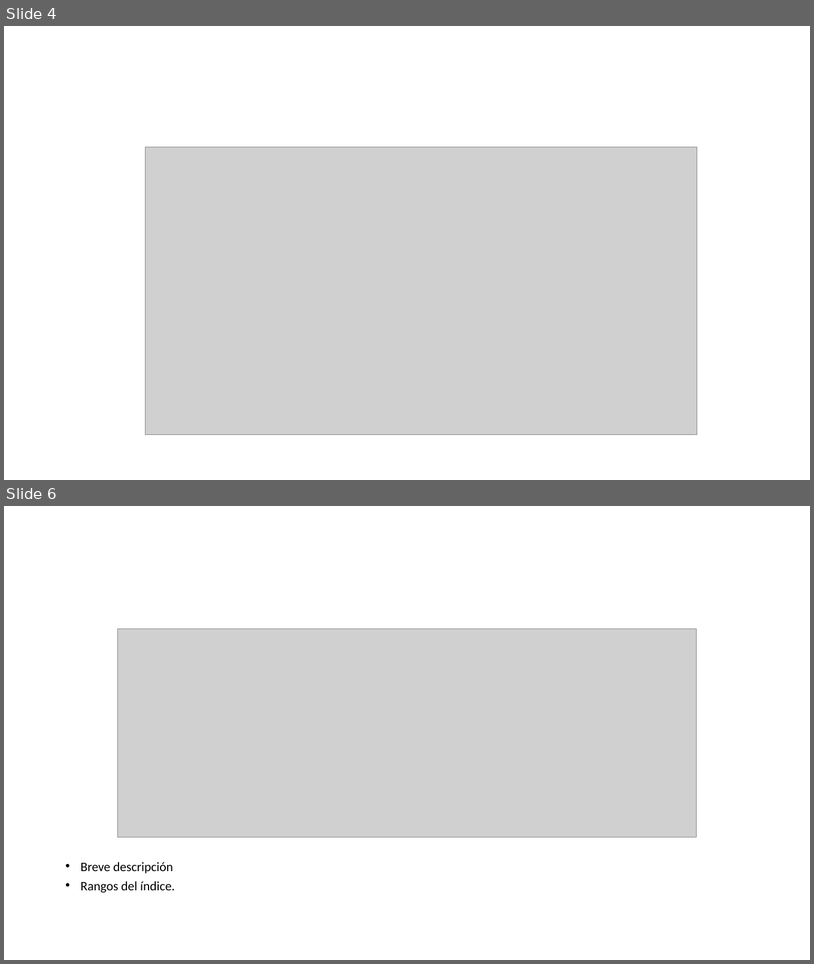
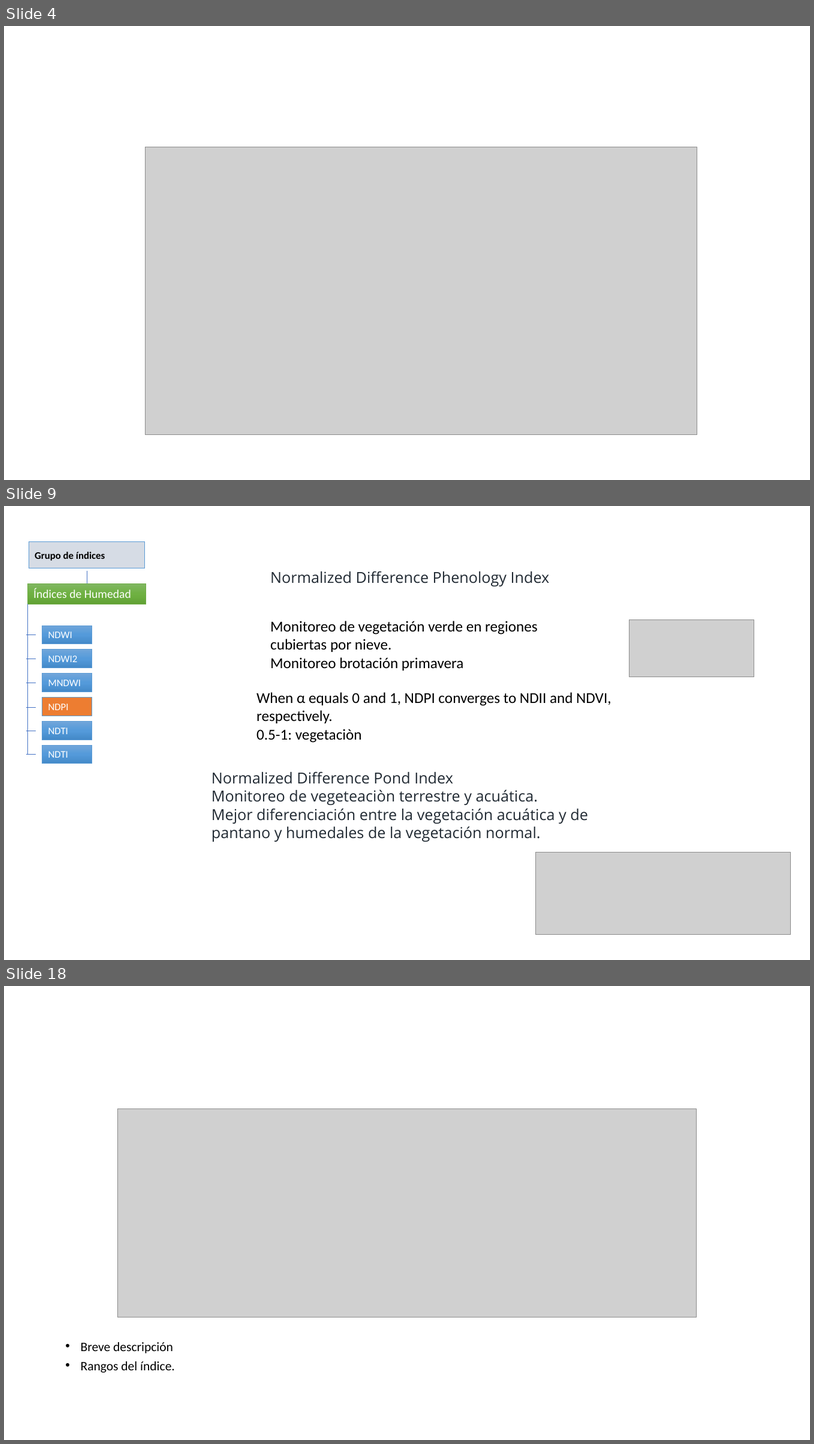
Before and after one commit to Sud-Austral/DATA-AGRO, a slide deck: Diseño/Chile/Indices_App_19_10.pptx. Shown one above the other, each under a label of ours: slides 4 and 6 before the commit, slides 4, 9 and 18 after it; the slides between them are not shown. The pictures are 814x964 and 814x1444 pixels, drawn with LibreOffice and Linux fonts; fonts in the diff are those of the drawing; grey boxes stand for pictures. Boxes give left, top, right and bottom in pixels: in the first picture for what was removed or moved away, otherwise in the second. Text is boxed around its words. In the diff, an @@ line names an element or a change of style, - is before the commit and + after.

```diff
--- a/Diseño/Chile/Indices_App_19_10.pptx
+++ b/Diseño/Chile/Indices_App_19_10.pptx
@@ slide 9 added at <box>4,506,810,960</box>, background #FFFFFF @@
@@ rectangle added at <box>29,541,145,568</box>, fill #D6DCE5, outline #5B9BD5 0.5 pt, 12 pt, text #000000, bold @@
+Grupo de índices
@@ line added from (87, 571) to (87, 583), #4472C4 0.5 pt @@
@@ text added at <box>270,571,550,586</box>, 18 pt, text #212A33 @@
+Normalized Difference Phenology Index
@@ rectangle added at <box>27,583,146,604</box>, fill gradient #81B861 to #6FB242 to #62A336, outline #70AD47 0.5 pt, 14 pt, text #FFFFFF @@
+Índices de Humedad
@@ line added from (27, 604) to (27, 754), #4472C4 0.5 pt @@
@@ rectangle added at <box>42,625,92,643</box>, fill gradient #71A6DB to #559BDB to #448ACA, outline #5B9BD5 0.5 pt, 12 pt, text #FFFFFF @@
+NDWI
@@ text added at <box>270,621,537,670</box>, 18 pt, text #000000 @@
+Monitoreo de vegetación verde en regiones cubiertas por nieve.
+Monitoreo brotación primavera
@@ picture added at <box>630,620,755,677</box> @@
@@ line added from (35, 635) to (26, 635), #4472C4 0.5 pt @@
@@ rectangle added at <box>42,649,92,667</box>, fill gradient #71A6DB to #559BDB to #448ACA, outline #5B9BD5 0.5 pt, 12 pt, text #FFFFFF @@
+NDWI2
@@ line added from (35, 658) to (26, 658), #4472C4 0.5 pt @@
@@ line added from (35, 682) to (26, 682), #4472C4 0.5 pt @@
@@ rectangle added at <box>42,673,92,692</box>, fill gradient #71A6DB to #559BDB to #448ACA, outline #5B9BD5 0.5 pt, 12 pt, text #FFFFFF @@
+MNDWI
@@ rectangle added at <box>42,697,92,715</box>, fill #ED7D31, outline #5B9BD5 0.5 pt, 12 pt, text #FFFFFF @@
+NDPI
@@ text added at <box>257,692,611,742</box>, 18 pt, text #000000 @@
+When α equals 0 and 1, NDPI converges to NDII and NDVI, respectively.
+0.5-1: vegetaciòn
@@ line added from (35, 708) to (26, 708), #4472C4 0.5 pt @@
@@ rectangle added at <box>42,721,92,739</box>, fill gradient #71A6DB to #559BDB to #448ACA, outline #5B9BD5 0.5 pt, 12 pt, text #FFFFFF @@
+NDTI
@@ line added from (35, 730) to (26, 730), #4472C4 0.5 pt @@
@@ line added from (35, 754) to (26, 754), #4472C4 0.5 pt @@
@@ rectangle added at <box>42,745,92,763</box>, fill gradient #71A6DB to #559BDB to #448ACA, outline #5B9BD5 0.5 pt, 12 pt, text #FFFFFF @@
+NDTI
@@ text added at <box>212,771,588,841</box>, 18 pt, text #212A33 @@
+Normalized Difference Pond Index
+Monitoreo de vegeteaciòn terrestre y acuática.
+Mejor diferenciación entre la vegetación acuática y de pantano y humedales de la vegetación normal.
@@ picture added at <box>536,852,792,934</box> @@
@@ what was slide 6 is now slide 18 @@
```
Also in this commit, not shown: 1 slide changed, 16 other slides added, 30 other files.
